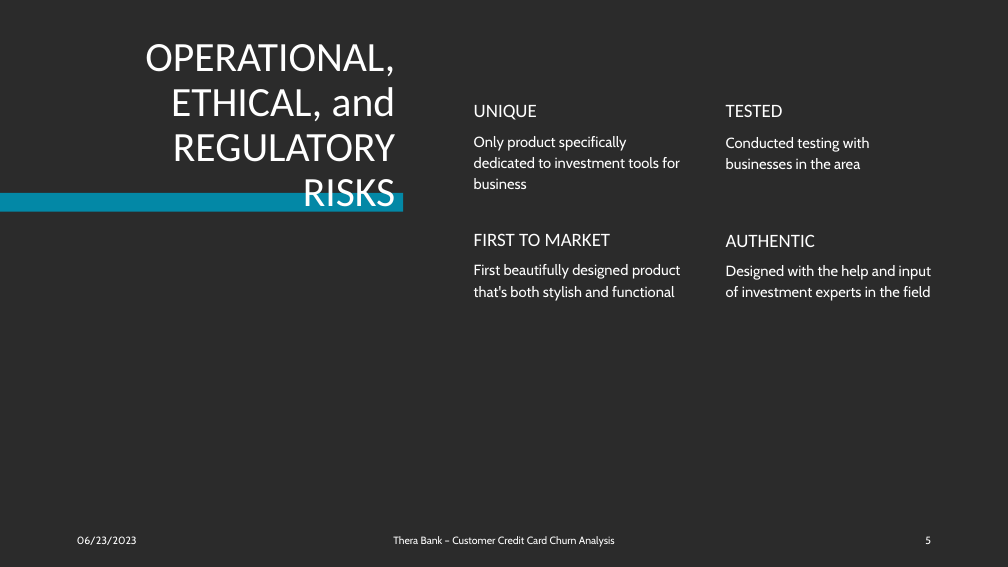
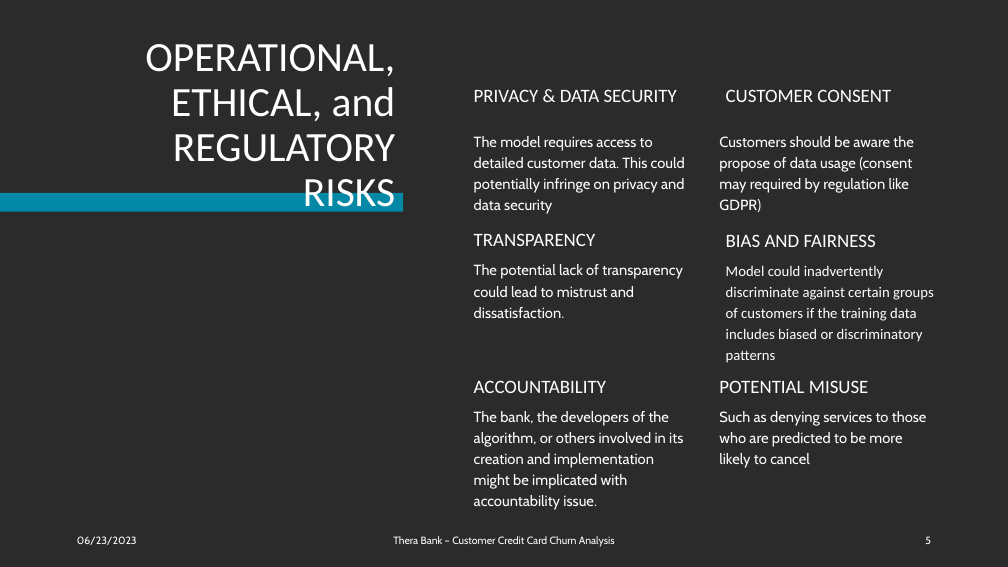
Before and after one commit to ithllc/AAI_510_02_SU23, a slide deck: slide 5 of Bank_Customer_Churn.pptx. Drawn at 1008x567 pixels with LibreOffice and Linux fonts; fonts in the diff are those of the drawing; background and template pictures are left out; a plain dark background stands for a picture behind light text. Boxes give left, top, right and bottom in pixels: in the first picture for what was removed or moved away, otherwise in the second. Text is boxed around its words. In the diff, an @@ line names an element or a change of style, - is before the commit and + after.

```diff
--- a/Bank_Customer_Churn.pptx
+++ b/Bank_Customer_Churn.pptx
@@ text at [474,89,677,102]: text changed @@
-UNIQUE
+PRIVACY & DATA SECURITY
@@ text at [726,89,891,102]: text changed @@
-TESTED
+CUSTOMER CONSENT
@@ text at [474,136,685,214]: text changed @@
-Only product specifically dedicated to investment tools for business
+The model requires access to detailed customer data. This could potentially infringe on privacy and data security
@@ text at [719,136,913,212]: text changed @@
-Conducted testing with businesses in the area
+Customers should be aware the propose of data usage (consent may required by regulation like GDPR)
@@ text at [474,233,595,246]: text changed @@
-FIRST TO MARKET
+TRANSPARENCY
@@ text at [726,234,876,247]: text changed @@
-AUTHENTIC
+BIAS AND FAIRNESS
@@ text at [474,264,683,318]: text changed @@
-First beautifully designed product that's both stylish and functional
+The potential lack of transparency could lead to mistrust and dissatisfaction.
@@ text at [726,265,934,342]: text changed; font Cabin to Calibri @@
-Designed with the help and input of investment experts in the field
+Model could inadvertently discriminate against certain groups of customers if the training data includes biased or discriminatory patterns
@@ text added at [474,380,606,393], 18 pt, text #FFFFFF @@
+ACCOUNTABILITY
@@ text added at [719,380,869,393], 18 pt, text #FFFFFF @@
+POTENTIAL MISUSE
@@ text added at [474,411,683,489], 14 pt, text #FFFFFF @@
+The bank, the developers of the algorithm, or others involved in its creation and implementation might be implicated with accountability issue.
@@ text added at [719,411,927,468], 14 pt, text #FFFFFF @@
+Such as denying services to those who are predicted to be more likely to cancel
```
Also in this commit, not shown: 1 other slide changed, 2 slides added, 2 slides removed, 1 other file.
